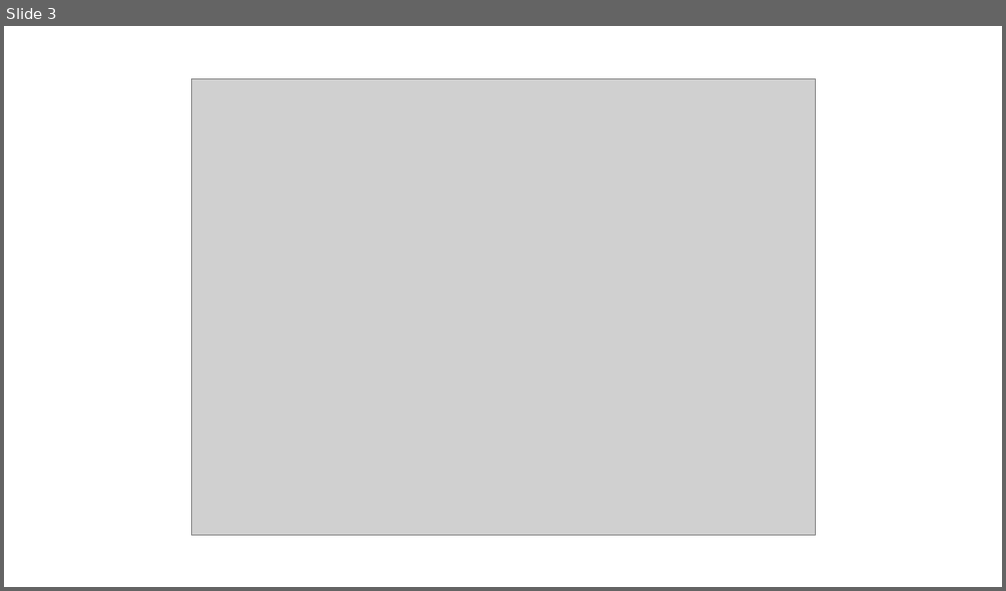
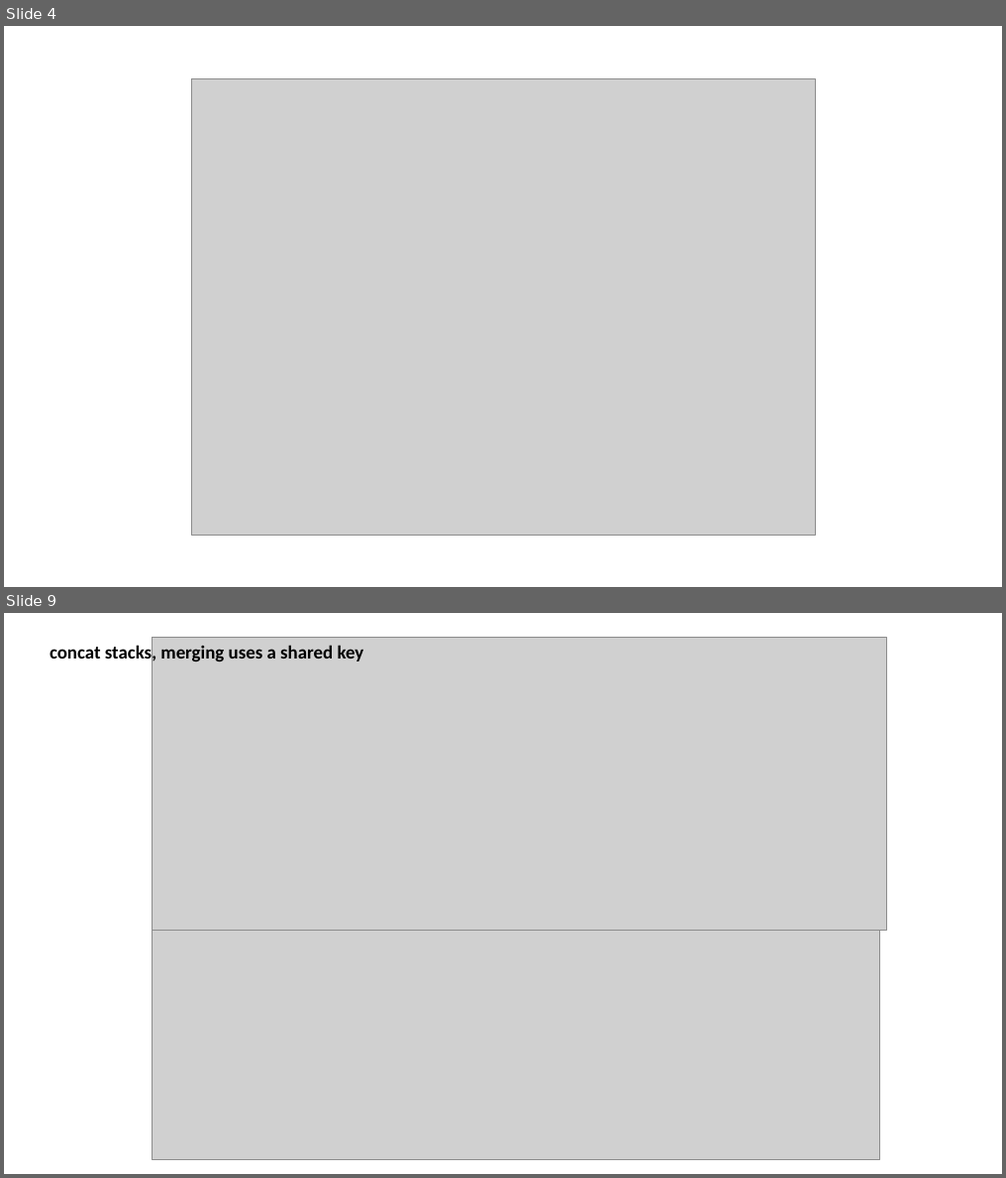
Before and after one commit to nicksavill/DEB_development, a slide deck: Week_5/Joining_merging.pptx. Shown one above the other, each under a label of ours: slide 3 before the commit, slides 4 and 9 after it; the slides between them are not shown. The pictures are 1006x591 and 1006x1178 pixels, drawn with LibreOffice and Linux fonts; fonts in the diff are those of the drawing; grey boxes stand for pictures. Boxes give left, top, right and bottom in pixels: in the first picture for what was removed or moved away, otherwise in the second. Text is boxed around its words. In the diff, an @@ line names an element or a change of style, - is before the commit and + after.

```diff
--- a/Week_5/Joining_merging.pptx
+++ b/Week_5/Joining_merging.pptx
@@ slide 9 added at bbox=[4, 613, 1002, 1174], background #FFFFFF @@
@@ picture added at bbox=[152, 637, 887, 931] @@
@@ text added at bbox=[50, 644, 364, 664], 18 pt, text #000000, bold @@
+concat stacks, merging uses a shared key
@@ picture added at bbox=[152, 931, 880, 1160] @@
@@ what was slide 3 is now slide 4 @@
```
Also in this commit, not shown: 4 slides changed, 9 other slides added, 1 slide removed, 18 other files.
